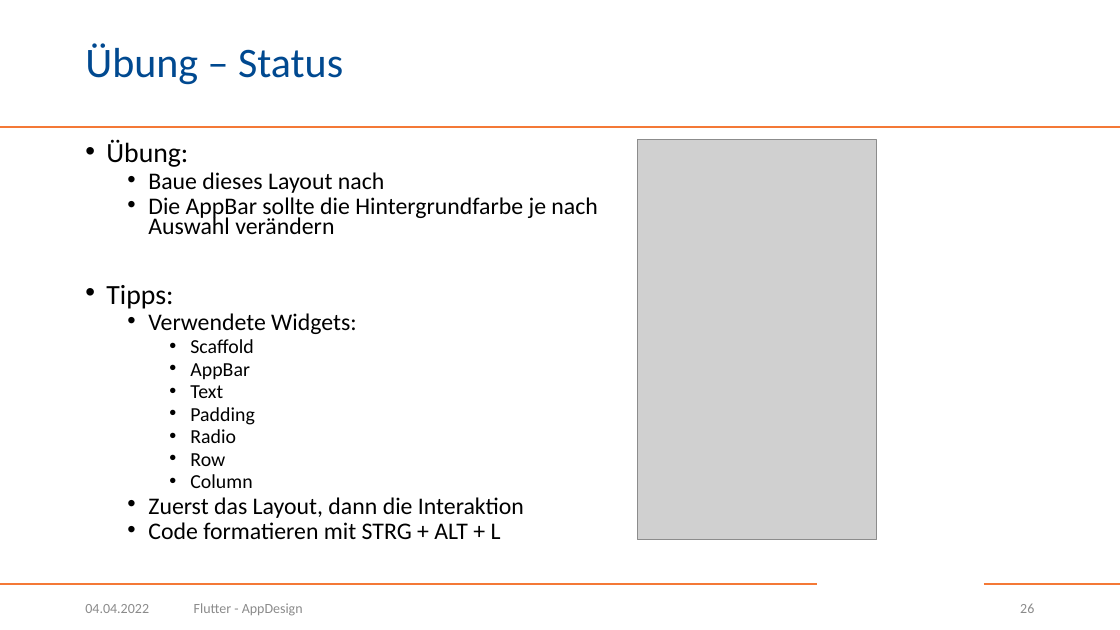
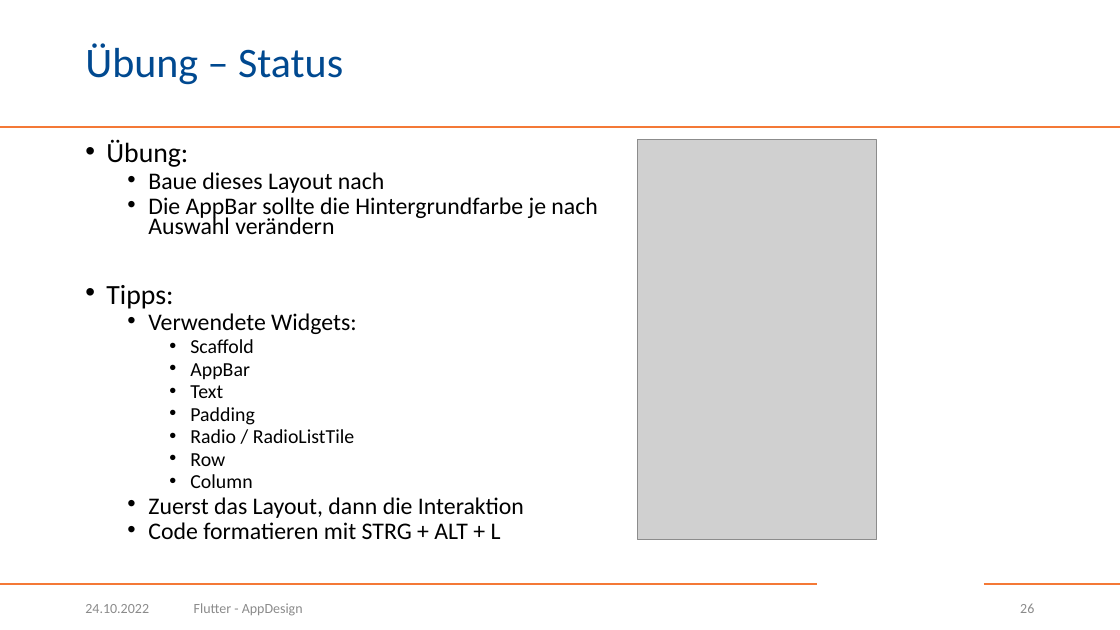
Before and after one commit to BogyMitutoyoCTL/BOGY-App-2022-10, a slide deck: slide 26 of Flutter.pptx. Drawn at 1120x630 pixels with LibreOffice and Linux fonts; fonts in the diff are those of the drawing; grey boxes stand for pictures; background and template pictures are left out. Boxes give left, top, right and bottom in pixels: in the first picture for what was removed or moved away, otherwise in the second. Text is boxed around its words. In the diff, an @@ line names an element or a change of style, - is before the commit and + after.

```diff
--- a/Flutter.pptx
+++ b/Flutter.pptx
@@ text at box(190, 429, 354, 443): text changed @@
-    • Radio
+    • Radio / RadioListTile
@@ text at box(85, 604, 149, 613): text changed @@
-04.04.2022
+24.10.2022
```
Also in this commit, not shown: 36 other slides changed.
